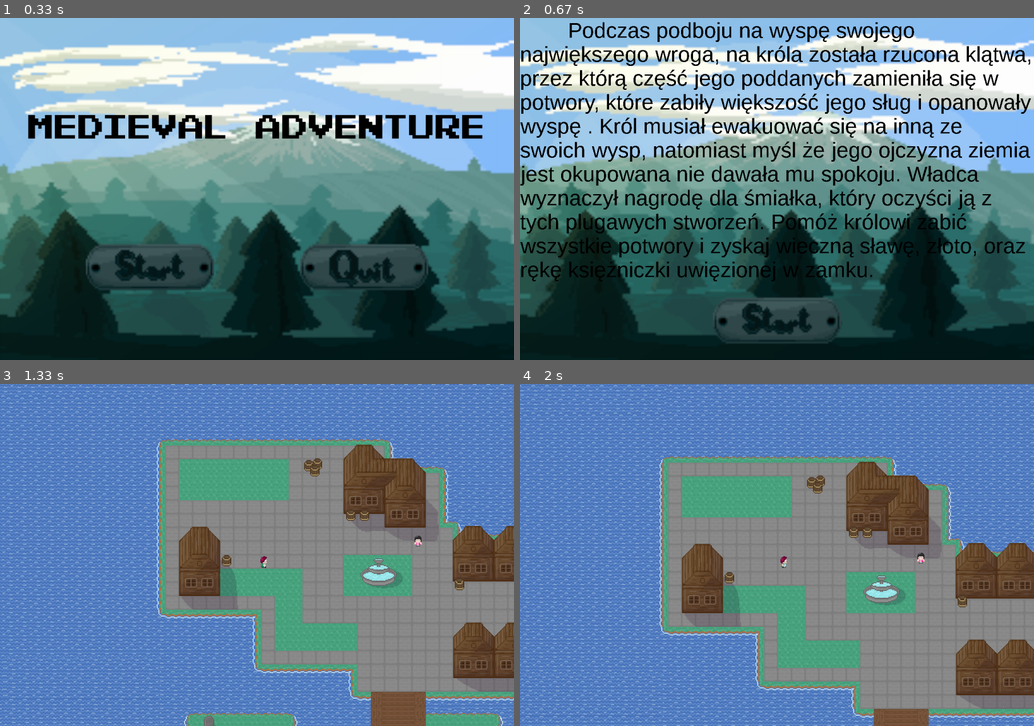
Above: before the commit, frames 1-4 (two rows, left to right).
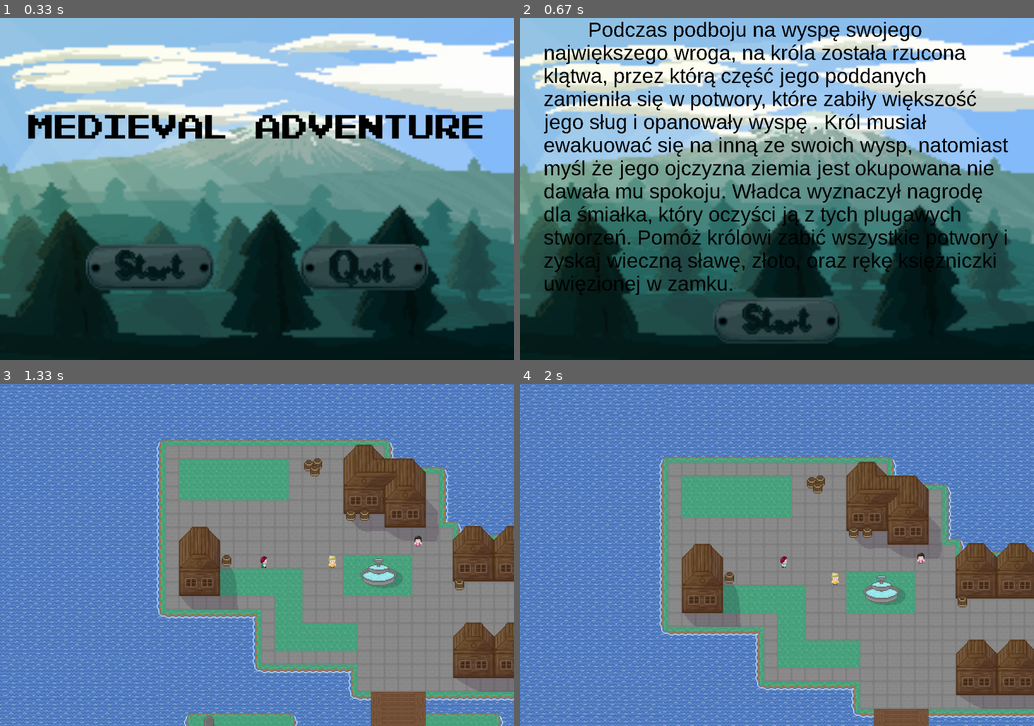
Above: after the commit, the same moments.

Repository: AGH-Narzedzia-Informatyczne-2020-2021/PyGame
Game: pygame game, started from nasza_gra/game.py
The game is run twice, just before and just after one commit, with the same random seed, the same clock (stepped at 60 frames per second) and the same inputs.
Inputs (mouse positions are in pixels of both pictures, inside the frame that each line leads up to):
- Up to frame 1 (0.33 s): no input
- Up to frame 2 (0.67 s): press the mouse at (669, 267) at 0.37 s; move the mouse to (643, 267) at 0.47 s; release the mouse at (617, 271) at 0.6 s
- Up to frame 3 (1.33 s): click (246, 684) at 0.72 s; hold Right from 1 s (still down); move the mouse to (241, 537) at 1.03 s
- Up to frame 4 (2 s): release Right at 1.47 s; hold Up 1.5-1.8 s; hold Right from 1.83 s (still down)

Frame 1 is identical in both runs. In frame 2, 25% of the frame differs, in the area x 0-100%, y 1-81%; in frame 3, less than 0.1%; in frame 4, less than 0.1%.

Commit message:
wczytywanie dialogow z pliku dziala, tekst dopasowuje sie do ramki, przytrzymanie myszki nie naciska wielu klawiszy na raz

Diff:
--- a/nasza_gra/game.py
+++ b/nasza_gra/game.py
@@ -43,7 +43,7 @@
 MAPA_KRAWEDZIE = os.path.join(grafiki, 'grafiki\mapka1_krawedzie.png')
 M_FONT = os.path.join(grafiki, 'grafiki\PixelEmulator-xq08.ttf')
 BACKGROUND = pygame.image.load(os.path.join(grafiki, 'grafiki\\backgronud1200x800.png'))
-RAMKA_DIALOGU =  pygame.image.load(os.path.join(grafiki, 'grafiki\\ramka.png'))
+RAMKA_DIALOGU =  pygame.image.load(os.path.join(grafiki, 'grafiki\\ramka1.png'))
 
 # OKNO GRY
 SCREEN = pygame.display.set_mode((WINDOW_WIDTH, WINDOW_HEIGHT), pygame.RESIZABLE)
@@ -80,12 +80,8 @@
     c = file.read()
 with open(os.path.join(tekst, 'tekst\\npc2_25.txt'), 'r', encoding="UTF-8") as file:
     d = file.read()
-'''NPC_2_DIALOG = [    open(os.path.join(tekst, 'tekst\\npc2_10.txt'), 'r', encoding="UTF-8"),
-                    open(os.path.join(tekst, 'tekst\\npc2_15.txt'), 'r', encoding="UTF-8"),
-                    open(os.path.join(tekst, 'tekst\\npc2_20.txt'), 'r', encoding="UTF-8"),
-                    open(os.path.join(tekst, 'tekst\\npc2_25.txt'), 'r', encoding="UTF-8")  ]
-'''
 NPC_2_DIALOG = [a, b, c, d]
+
 # FUNCKJE
 def text_objects(text, font, color):
     textSurface = font.render(text, True, color)
@@ -100,20 +96,22 @@
     pygame.display.update()
 
 def blit_text(surface, text, pos, font, color=pygame.Color('black')):
+    brzeg = 55
     words = [word.split(' ') for word in text.splitlines()]  # 2D array where each row is a list of words.
     space = font.size(' ')[0]  # The width of a space.
     max_width, max_height = surface.get_size()
     x, y = pos
+    x += brzeg
     for line in words:
         for word in line:
             word_surface = font.render(word, 0, color)
             word_width, word_height = word_surface.get_size()
-            if x + word_width >= max_width:
-                x = pos[0]  # Reset the x.
+            if x + word_width >= max_width - brzeg:
+                x = pos[0] + brzeg  # Reset the x.
                 y += word_height  # Start on new row.
             surface.blit(word_surface, (x, y))
             x += word_width + space
-        x = pos[0]  # Reset the x.
+        x = pos[0] + brzeg  # Reset the x.
         y += word_height  # Start on new row.
 
 def whether_exit(event):  # tu nie ma petli for, tylko warunki
@@ -137,17 +135,18 @@
 
 
 def button(x, y, icolor, acolor, action=None):
-    global FIGHT
+    global FIGHT, FLAG_MOUSE
     MOUSE = pygame.mouse.get_pos()
     CLICK = pygame.mouse.get_pressed()
     if x + 300 > MOUSE[0] > x and y + 120 > MOUSE[1] > y:
         SCREEN.blit(pygame.image.load(acolor), [x, y])
+
         if CLICK[0] == 1 and action != None:
-            if action == 'play':
+            if action == 'play' and FLAG_MOUSE == True:
                 warunek = True
                 while(warunek):
                     SCREEN.blit(BACKGROUND, [0, 0])
-                    czcionka = pygame.font.SysFont('Arial', 50)
+                    czcionka = pygame.font.SysFont('Arial', 48)
                     blit_text(SCREEN, STORY_BEGINNING[0], (0, 0), czcionka)
                     for event in pygame.event.get():
                         whether_exit(event)
@@ -161,20 +160,26 @@
                     pygame.display.update()
 
                 game_loop()
-            elif action == 'quit':
+            elif action == 'quit' and FLAG_MOUSE == True:
                 pygame.quit()
                 quit()
-            elif action == 'fight':
+            elif action == 'fight' and FLAG_MOUSE == True:
                 global FIGHT
                 FIGHT = True
-            elif action == 'dialog':
+            elif action == 'dialog' and FLAG_MOUSE == True:
                 global NPC
                 NPC = True
-            elif action == 'next':
-                global NPC_NUM, FLAG_MOUSE
+            elif action == 'next' and FLAG_MOUSE == True:
+                global NPC_NUM#, FLAG_MOUSE
                 if FLAG_MOUSE:
                     NPC_NUM[3] += 1
                     FLAG_MOUSE = False
+
+        if CLICK[0] == 1:
+            FLAG_MOUSE = False
+        if CLICK[0] == 0 and FLAG_MOUSE == False:
+            FLAG_MOUSE = True
+        print(FLAG_MOUSE)
     else:
         SCREEN.blit(pygame.image.load(icolor), [x, y])
 
@@ -337,7 +342,7 @@
 
  # 0 = x, 1 = y, 2 = ikonka, 3 = ktory dialog, 4 = lista tekstow
 NPC_POSITIONS = [   [1000, 350, pygame.image.load(os.path.join(grafiki, 'grafiki\\npc1.png')), int(0), NPC_1_DIALOG],
-                    [1600, 500, pygame.image.load(os.path.join(grafiki, 'grafiki\\npc2.png')), int(0), NPC_2_DIALOG]   ]
+                    [800, 400, pygame.image.load(os.path.join(grafiki, 'grafiki\\npc2.png')), int(0), NPC_2_DIALOG]   ]
 
 NPC_NUM = 0
 
@@ -360,7 +365,7 @@
     while NPC:
         SCREEN.blit(RAMKA_DIALOGU, (0, 0))
         czcionka = pygame.font.SysFont('Arial', 40)
-        blit_text(SCREEN,  NPC_1_DIALOG[NPC_NUM[3]], (0, 50), czcionka)
+        blit_text(SCREEN,  NPC_NUM[4][NPC_NUM[3]], (0, 50), czcionka)
         button(450, 650, NBUTTON_D, NBUTTON_L, 'next')
 
         CLICK = pygame.mouse.get_pressed()  # zeby przytrzymanie przycisku wszystkiego nie psulo
@@ -467,7 +472,6 @@
         else:
             music_stop()
             fight()
-        print(mapaX, mapaY)
         pygame.display.update()  # aktualizuje wszystkie parametry ekranu na bieżąco
 
 
